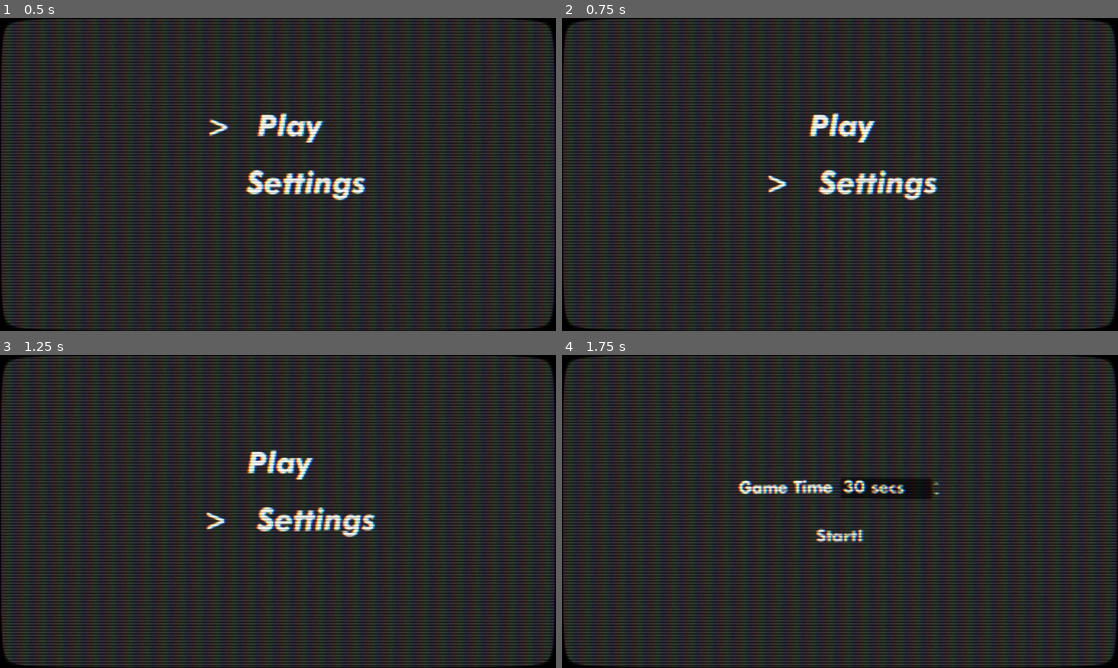
Above: before the commit, frames 1-4 (two rows, left to right).
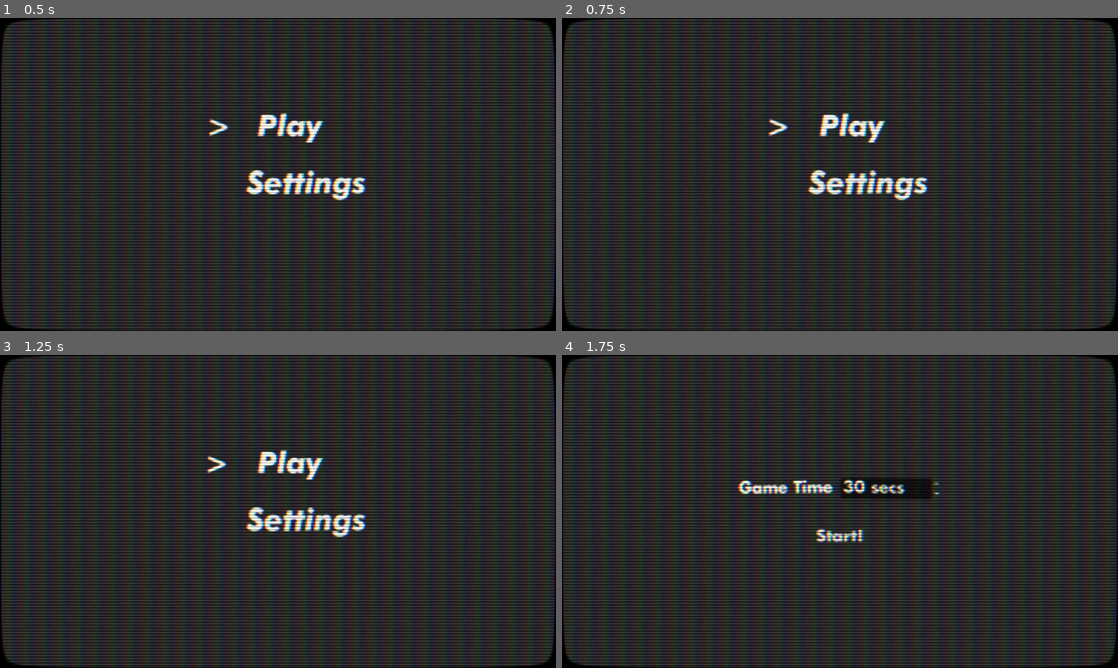
Above: after the commit, the same moments.

Repository: ProgrammingParadox/voronoi-game
Game: Godot game, scene res://scenes/home.tscn
The game is run twice, just before and just after one commit, with the same random seed, the same clock (stepped at 60 frames per second) and the same inputs. This scene is started directly instead of the project's main scene.
Inputs:
- Up to frame 1 (0.5 s): no input
- Up to frame 2 (0.75 s): click "Settings" at 0.5 s
- Up to frame 3 (1.25 s): no input
- Up to frame 4 (1.75 s): click "Play" at 1.25 s

Frame 1 is identical in both runs. In frame 2, 2.2% of the frame differs, in the area x 36-68%, y 30-59%; in frame 3, 2.2%; in frame 4, nothing differs.

Commit message:
remove settings from game over

Diff:
--- a/scenes/home_ui.tscn
+++ b/scenes/home_ui.tscn
@@ -37,18 +37,6 @@
 text = "Play"
 alignment = 0
 
-[node name="Settings" type="Button" parent="VBoxContainer"]
-layout_mode = 2
-theme_override_colors/font_color = Color(1, 1, 1, 1)
-theme_override_fonts/font = ExtResource("2_j02rv")
-theme_override_font_sizes/font_size = 60
-theme_override_styles/focus = SubResource("StyleBoxEmpty_lxycn")
-theme_override_styles/hover = SubResource("StyleBoxEmpty_vqw7c")
-theme_override_styles/pressed = SubResource("StyleBoxEmpty_86xni")
-theme_override_styles/normal = SubResource("StyleBoxEmpty_qq0qw")
-text = "Settings"
-alignment = 0
-
 [node name="Homepointer" type="Label" parent="."]
 layout_mode = 2
 theme_override_fonts/font = ExtResource("3_dhu8p")
@@ -57,4 +45,3 @@
 
 [connection signal="mouse_entered" from="VBoxContainer/Play" to="." method="_on_play_mouse_entered"]
 [connection signal="pressed" from="VBoxContainer/Play" to="." method="_on_play_pressed"]
-[connection signal="mouse_entered" from="VBoxContainer/Settings" to="." method="_on_settings_mouse_entered"]
--- a/scripts/homebuttons.gd
+++ b/scripts/homebuttons.gd
@@ -2,7 +2,6 @@
 
 @onready var pointer =  $Homepointer
 @onready var play =     $VBoxContainer/Play
-@onready var settings = $VBoxContainer/Settings
 @onready var buttons =  $VBoxContainer.get_children()
 var timer = 0.0
 var curr_selection := 0
@@ -29,9 +28,6 @@
 func _on_play_mouse_entered() -> void:
 	curr_selection = 0
 
-func _on_settings_mouse_entered() -> void:
-	curr_selection = 1
-
 func _on_play_pressed() -> void:
 	Global.game_time = original_game_time
 	get_tree().paused = false
